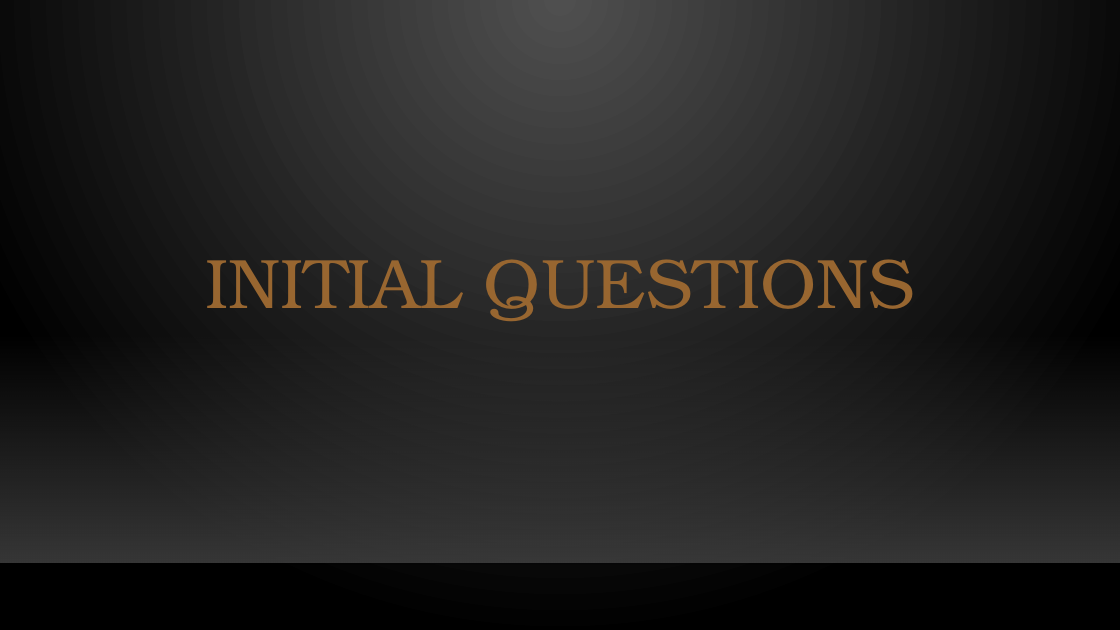
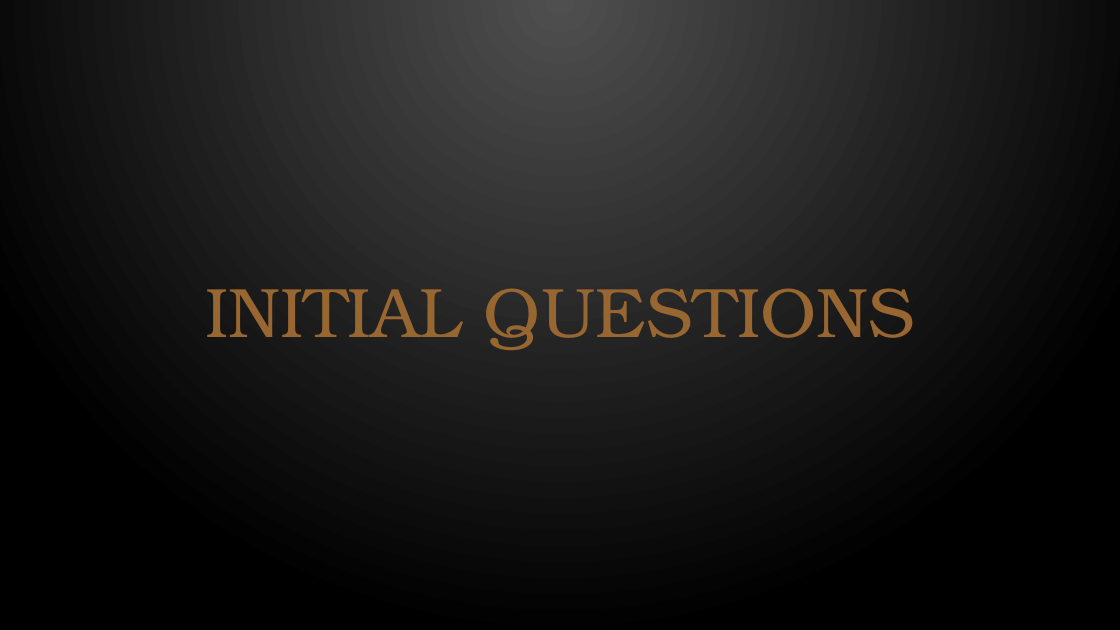
Before and after one commit to davidkristoffersen/bed-2056_data_science_project, a slide deck: slide 3 of datascience_project.pptx. Drawn at 1120x630 pixels with LibreOffice and Linux fonts; fonts in the diff are those of the drawing; background and template pictures are left out. Boxes give left, top, right and bottom in pixels: in the first picture for what was removed or moved away, otherwise in the second. Text is boxed around its words. In the diff, an @@ line names an element or a change of style, - is before the commit and + after.

```diff
--- a/datascience_project.pptx
+++ b/datascience_project.pptx
@@ title "INITIAL QUESTIONS": place and size @@
-title "INITIAL QUESTIONS" at (205,259,915,321)
+title "INITIAL QUESTIONS" at (205,288,915,350)
@@ rectangle removed at (0,333,1120,563) @@
@@ line removed from (0, 564) to (1120, 564) @@
```
Also in this commit, not shown: 5 other slides changed.
